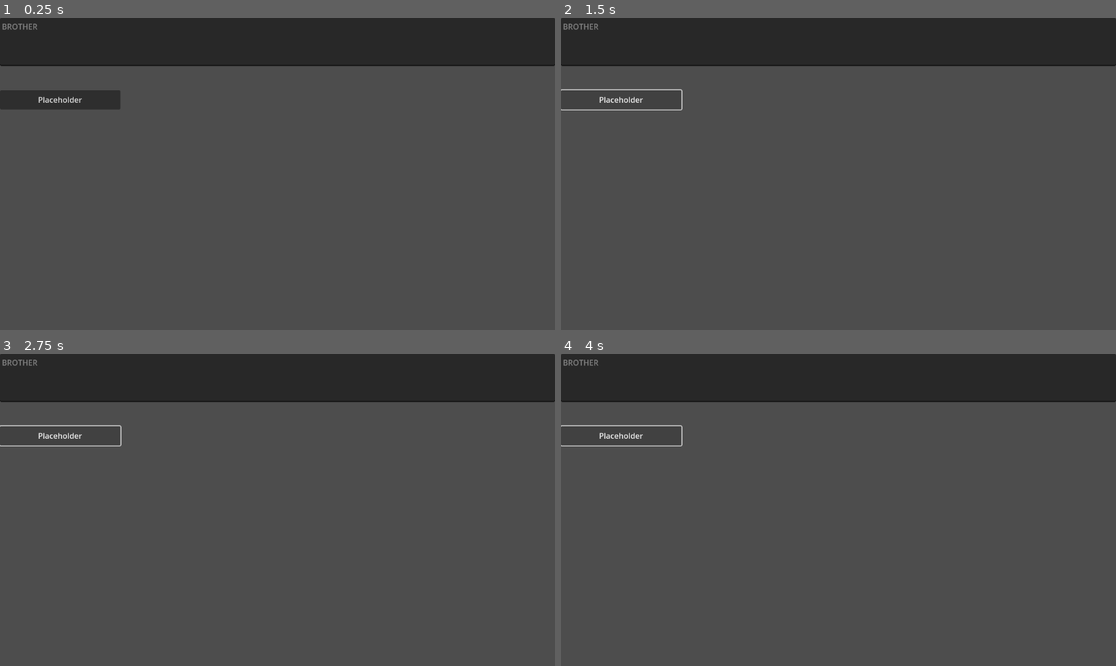
Above: before the commit, frames 1-4 (two rows, left to right).
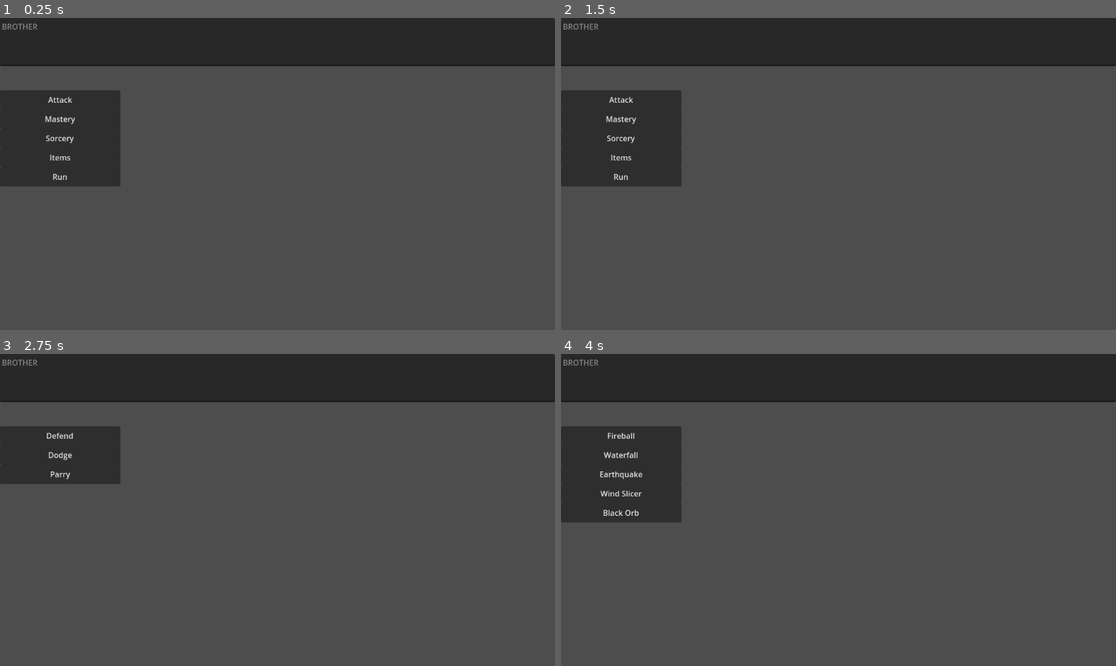
Above: after the commit, the same moments.

Repository: Vipul-Vaibhav27/TurnBasedRPG
Game: Godot game, scene res://Scenes/combat_player_ui.tscn
The game is run twice, just before and just after one commit, with the same random seed, the same clock (stepped at 60 frames per second) and the same inputs.
Inputs:
- Up to frame 1 (0.25 s): no input
- Up to frame 2 (1.5 s): click "Placeholder" (after the commit: "Attack") at 0.5 s; click "Placeholder" (after the commit: "Run") at 1.25 s
- Up to frame 3 (2.75 s): click "Placeholder" (after the commit: "Mastery") at 2 s
- Up to frame 4 (4 s): click "Placeholder" (after the commit: "Defend") at 2.75 s; click "Placeholder" (after the commit: "Sorcery") at 3.5 s

The runs differ from the first frame. In frame 1, 5.3% of the frame differs, in the area x 0-22%, y 25-54%; in frame 2, 5.5%, in the area x 0-22%, y 22-54%; in frame 3, 2.9%; in frame 4, 5.5%.

Commit message:
PlayerCombatUI done

Diff:
--- a/Data/player_skills.json
+++ b/Data/player_skills.json
@@ -1,5 +1,5 @@
 {
-	"Attack" : null,
+	"Attack" : 0,
 	"Mastery" : {
 		"Defend" : 0,
 		"Dodge" : 5,
@@ -19,5 +19,5 @@
 		"Elixir" : 3,
 		"Blue vial" : 2,
 	},
-	"Run" : null,
+	"Run" : 0,
 }
--- a/Scenes/menu.tscn
+++ b/Scenes/menu.tscn
@@ -8,10 +8,10 @@
 anchors_preset = 0
 script = ExtResource("1_xhh6f")
 
-[node name="ActionContainer" type="VBoxContainer" parent="."]
+[node name="MenuContainer" type="VBoxContainer" parent="."]
 layout_mode = 0
 focus_mode = 2
 theme_override_constants/separation = 40
 
-[node name="MenuItem" parent="ActionContainer" instance=ExtResource("2_cayip")]
+[node name="MenuItem" parent="MenuContainer" instance=ExtResource("2_cayip")]
 layout_mode = 2
--- a/Scripts/combat_player_ui.gd
+++ b/Scripts/combat_player_ui.gd
@@ -1,13 +1,61 @@
 extends Node2D
 
+@onready var action_menu = $Menu
+@onready var battle_log = $CombatLog
+var player_actions
+var menu_walk_string = ""
 
 # Called when the node enters the scene tree for the first time.
 func _ready() -> void:
 	var action_file_path = "res://Data/player_skills.json"
-	var actions = load_parse_json(action_file_path)
+	player_actions = load_parse_json(action_file_path)
 
-	#create_menu(actions, Vector2(250,40), action_container)
-	#action_container.grab_focus()
+	if (action_menu.has_signal("player_chose_item")):
+		var pressed = update_action.bind()
+		var err = action_menu.player_chose_item.connect(pressed)
+		if (err != OK):
+			printerr("Unable to connect. Error: ", error_string(err))
+	else:
+		printerr("Combat UI: No signal to notify menu item picked")
+
+	draw_action_menu()
+
+func _unhandled_input(event):
+	# TO_DO: FIND BETTER WAY OF HANDLING INPUT
+
+	if event is InputEventKey:
+		if event.pressed and event.is_action_pressed("ui_cancel"):
+
+			var menu_walk = menu_walk_string.split("/")
+			if (menu_walk.size() != 1):
+				menu_walk.remove_at(menu_walk.size() - 1)
+			menu_walk_string = "/".join(menu_walk)
+
+			draw_action_menu()
+
+
+func draw_action_menu():
+	var menu_walk = menu_walk_string.split("/")
+	var action_list = player_actions
+
+	for action in menu_walk:
+		if (action == ""):
+			continue
+
+		assert(action in action_list)
+
+		if (type_string(typeof(action_list[action])) == "float"):
+			menu_walk_string = ""
+			draw_action_menu()
+			return
+
+		action_list = action_list[action]
+
+	action_menu.create_menu(action_list, Vector2(250,40))
+
+func update_action(action):
+	menu_walk_string += ("/" + action)
+	draw_action_menu()
 
 # Functions for loading and parsing jsons
 
--- a/Scripts/menu.gd
+++ b/Scripts/menu.gd
@@ -1,6 +1,6 @@
 extends Control
 
-@onready var action_container = $ActionContainer
+@onready var menu_container = $MenuContainer
 @onready var menu_item = preload("res://Scenes/menu_item.tscn")
 
 # Called when the node enters the scene tree for the first time.
@@ -9,15 +9,15 @@
 
 # Functions for getting and processing player actions
 
-signal player_pressed_button(button_name)
+signal player_chose_item(item_name)
 
 func button_pressed(button_name):
-	print("Player has pressed ", button_name)
-	player_pressed_button.emit(button_name)
+	# print("Player has pressed ", button_name)
+	player_chose_item.emit(button_name)
 
 # Functions for creating a menu
 
-func create_menu(items : Variant, item_size : Vector2, menu_container : Container) -> void:
+func create_menu(items : Variant, item_size : Vector2) -> void:
 	delete_all_children(menu_container)
 
 	for item in items:
@@ -42,6 +42,8 @@
 		else:
 			printerr("No signal to notify menu item picked")
 
+	menu_container.grab_focus()
+
 func delete_all_children(node : Node):
 	for child in node.get_children():
 		node.remove_child(child)
